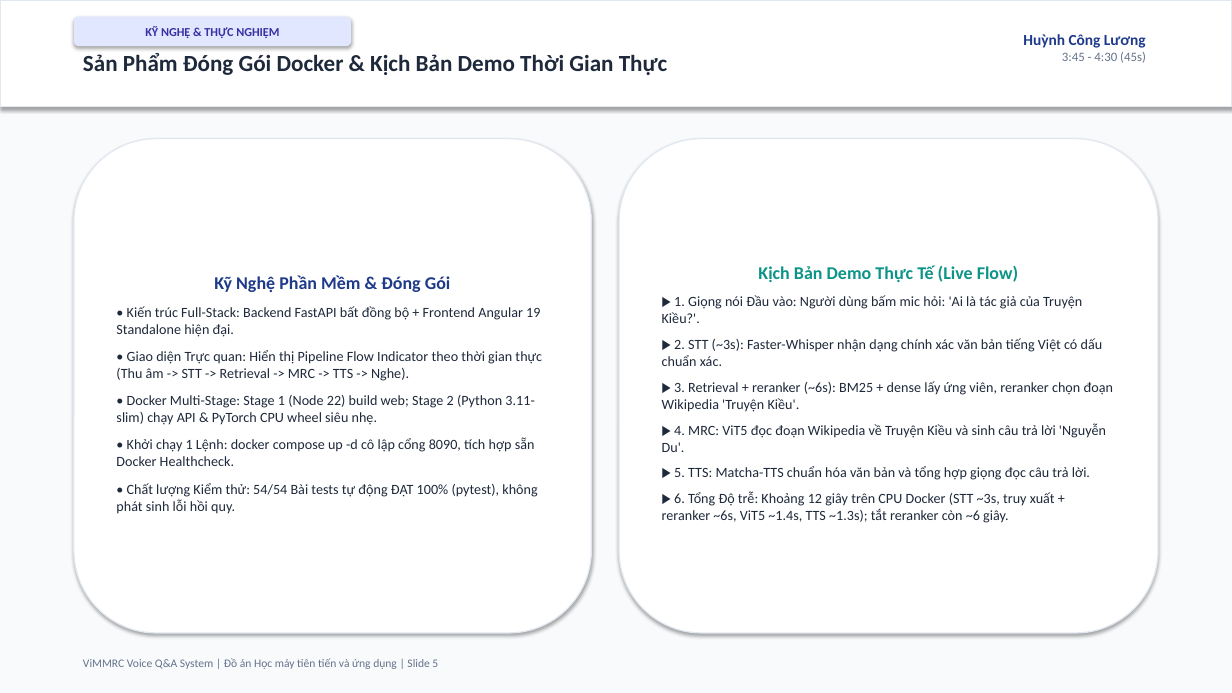
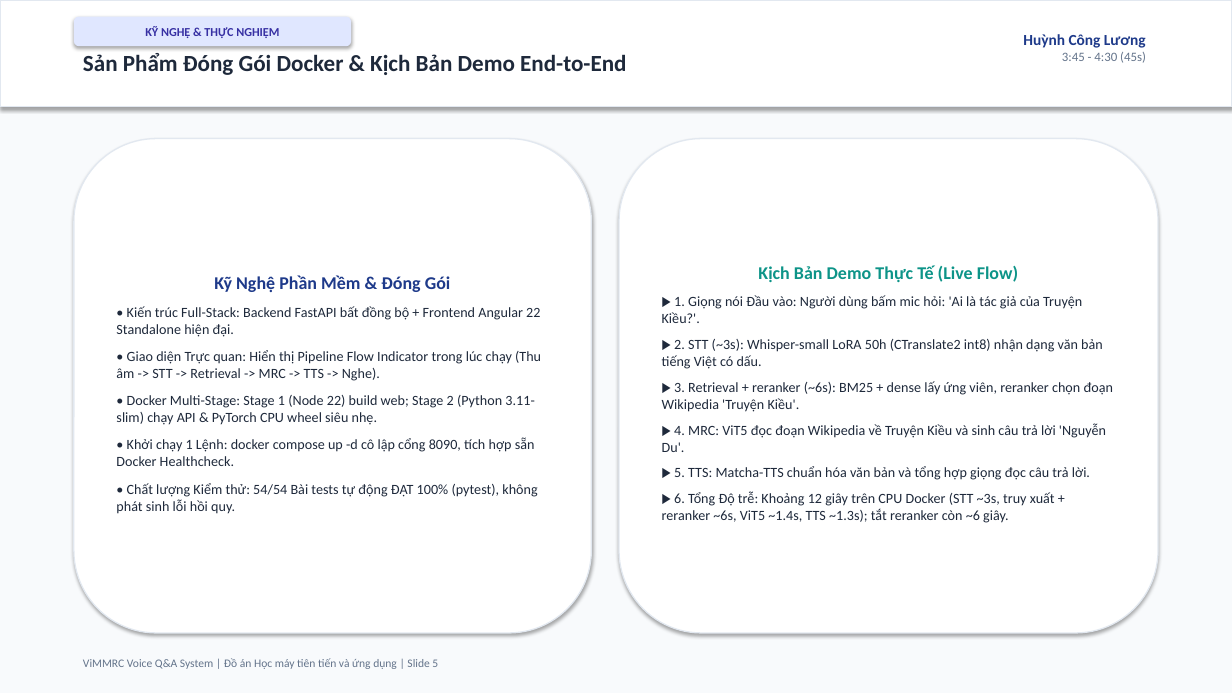
Before and after one commit to ngohuy04022000/vimmrc-qa-voice, a slide deck: slide 5 of docs/ViMMRC_Presentation_5min.pptx. Drawn at 1232x693 pixels with LibreOffice and Linux fonts; fonts in the diff are those of the drawing. Boxes give left, top, right and bottom in pixels: in the first picture for what was removed or moved away, otherwise in the second. Text is boxed around its words. In the diff, an @@ line names an element or a change of style, - is before the commit and + after.

```diff
--- a/docs/ViMMRC_Presentation_5min.pptx
+++ b/docs/ViMMRC_Presentation_5min.pptx
@@ text at bbox=[83, 53, 626, 75]: text changed @@
-Sản Phẩm Đóng Gói Docker & Kịch Bản Demo Thời Gian Thực
+Sản Phẩm Đóng Gói Docker & Kịch Bản Demo End-to-End
@@ text in rounded rectangle at bbox=[116, 306, 541, 381]: text changed @@
-• Kiến trúc Full-Stack: Backend FastAPI bất đồng bộ + Frontend Angular 19 Standalone hiện đại.
-• Giao diện Trực quan: Hiển thị Pipeline Flow Indicator theo thời gian thực (Thu âm -> STT -> Retrieval -> MRC -> TTS -> Nghe).
+• Kiến trúc Full-Stack: Backend FastAPI bất đồng bộ + Frontend Angular 22 Standalone hiện đại.
+• Giao diện Trực quan: Hiển thị Pipeline Flow Indicator trong lúc chạy (Thu âm -> STT -> Retrieval -> MRC -> TTS -> Nghe).
@@ text in rounded rectangle at bbox=[662, 339, 1103, 369]: text changed @@
-▶ 2. STT (~3s): Faster-Whisper nhận dạng chính xác văn bản tiếng Việt có dấu chuẩn xác.
+▶ 2. STT (~3s): Whisper-small LoRA 50h (CTranslate2 int8) nhận dạng văn bản tiếng Việt có dấu.
```
Also in this commit, not shown: 5 other slides changed, 11 other files.
